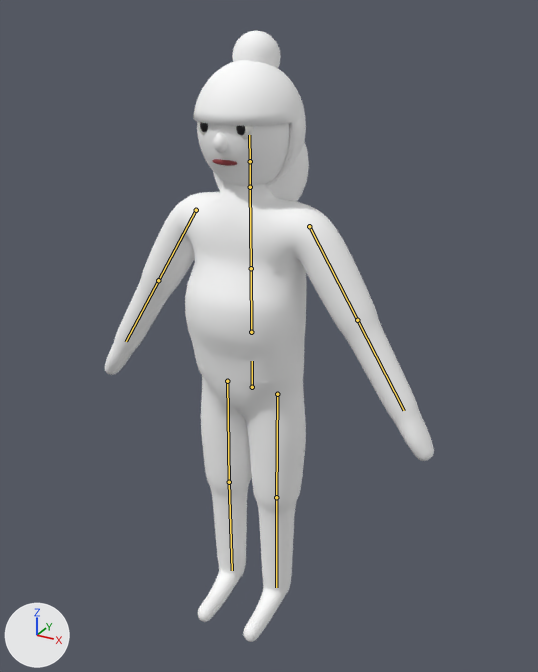
What one commit did to the glTF model assets/models/peon_adult.glb.
Before and after are seen from a 50 mm camera at (1.019, -1.747, 1.88) aimed at (0.049, 0.016, 0.998). The lights are fixed; the arrows at lower left show +X, +Y and +Z. The older version comes first. The bones that change, and the others that lie on the model, are drawn over the model as lines.

In view in the first picture: 'body', 'hair1', 'hair2'.
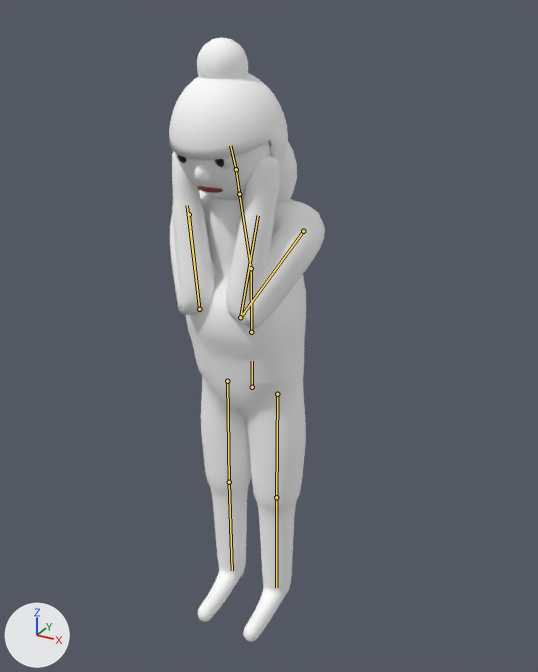
The newer file adds an action. The first version stands in its rest pose; the second is drawn at frame 0 of the action 'peekaboo'.

Pixel boxes [x1, y1, x2, y2] of what changed, in the pictures (538 x 672 px):
```json
{"object": "body", "change": "posed", "before": [105, 118, 434, 642], "after": [170, 128, 325, 642], "on screen": "53% narrower"}
{"object": "hair2", "change": "posed", "before": [193, 60, 309, 201], "after": [169, 73, 297, 201], "on screen": "10% wider, 9% shorter"}
{"object": "hair1", "change": "posed", "before": [232, 30, 292, 138], "after": [197, 37, 248, 79]}
{"bone": "chest", "before": "(251, 268) to (250, 187)", "after": "(251, 268) to (239, 194)"}
{"bone": "head", "before": "(250, 161) to (249, 135)", "after": "(236, 169) to (230, 145)"}
{"bone": "upper_arm.L", "before": "(309, 226) to (357, 320)", "after": "(303, 231) to (240, 317)"}
{"bone": "forearm.L", "before": "(357, 320) to (404, 410)", "after": "(240, 317) to (258, 215)"}
{"bone": "upper_arm.R", "before": "(196, 210) to (158, 280)", "after": "(189, 214) to (199, 309)"}
{"bone": "forearm.R", "before": "(158, 280) to (126, 341)", "after": "(199, 309) to (187, 205)"}
```

Scene script edits in JSON lines:
```json
{"block": "bone_chest", "where": "bone_chest = bpy.data.objects['rig'].pose.bones['chest']  # child of 'spine'"}
{"op": "set", "path": "bone_chest.rotation_quaternion", "old": "(1.0, 0.0, 0.0, 0.0)", "new": "(0.993, 0.122, 0.0, 0.0)", "note": "degrees (0, 0, 0) -> degrees (14, 0, 0)"}
{"block": "bone_head", "where": "bone_head = bpy.data.objects['rig'].pose.bones['head']  # child of 'neck'"}
{"op": "set", "path": "bone_head.rotation_quaternion", "old": "(1.0, 0.0, 0.0, 0.0)", "new": "(0.999, 0.052, 0.0, 0.0)", "note": "degrees (0, 0, 0) -> degrees (6, 0, 0)"}
{"block": "bone_upper_arm_l", "where": "bone_upper_arm_l = bpy.data.objects['rig'].pose.bones['upper_arm.L']  # child of 'chest'"}
{"op": "set", "path": "bone_upper_arm_l.rotation_quaternion", "old": "(1.0, 0.0, 0.0, 0.0)", "new": "(-0.797, 0.58, -0.164, -0.029)", "note": "degrees (0, 0, 0) -> degrees (-73, 17, -9)"}
{"block": "bone_forearm_l", "where": "bone_forearm_l = bpy.data.objects['rig'].pose.bones['forearm.L']  # child of 'upper_arm.L'"}
{"op": "set", "path": "bone_forearm_l.rotation_quaternion", "old": "(1.0, 0.0, 0.0, 0.0)", "new": "(0.259, -0.819, 0.0, -0.512)", "note": "degrees (0, 0, 0) -> degrees (-129, -57, -29)"}
{"block": "bone_upper_arm_r", "where": "bone_upper_arm_r = bpy.data.objects['rig'].pose.bones['upper_arm.R']  # child of 'chest'"}
{"op": "set", "path": "bone_upper_arm_r.rotation_quaternion", "old": "(1.0, 0.0, 0.0, 0.0)", "new": "(-0.797, 0.58, 0.164, 0.029)", "note": "degrees (0, 0, 0) -> degrees (-73, -17, 9)"}
{"block": "bone_forearm_r", "where": "bone_forearm_r = bpy.data.objects['rig'].pose.bones['forearm.R']  # child of 'upper_arm.R'"}
{"op": "set", "path": "bone_forearm_r.rotation_quaternion", "old": "(1.0, 0.0, 0.0, 0.0)", "new": "(0.259, -0.819, 0.0, 0.512)", "note": "degrees (0, 0, 0) -> degrees (-129, 57, 29)"}
```
